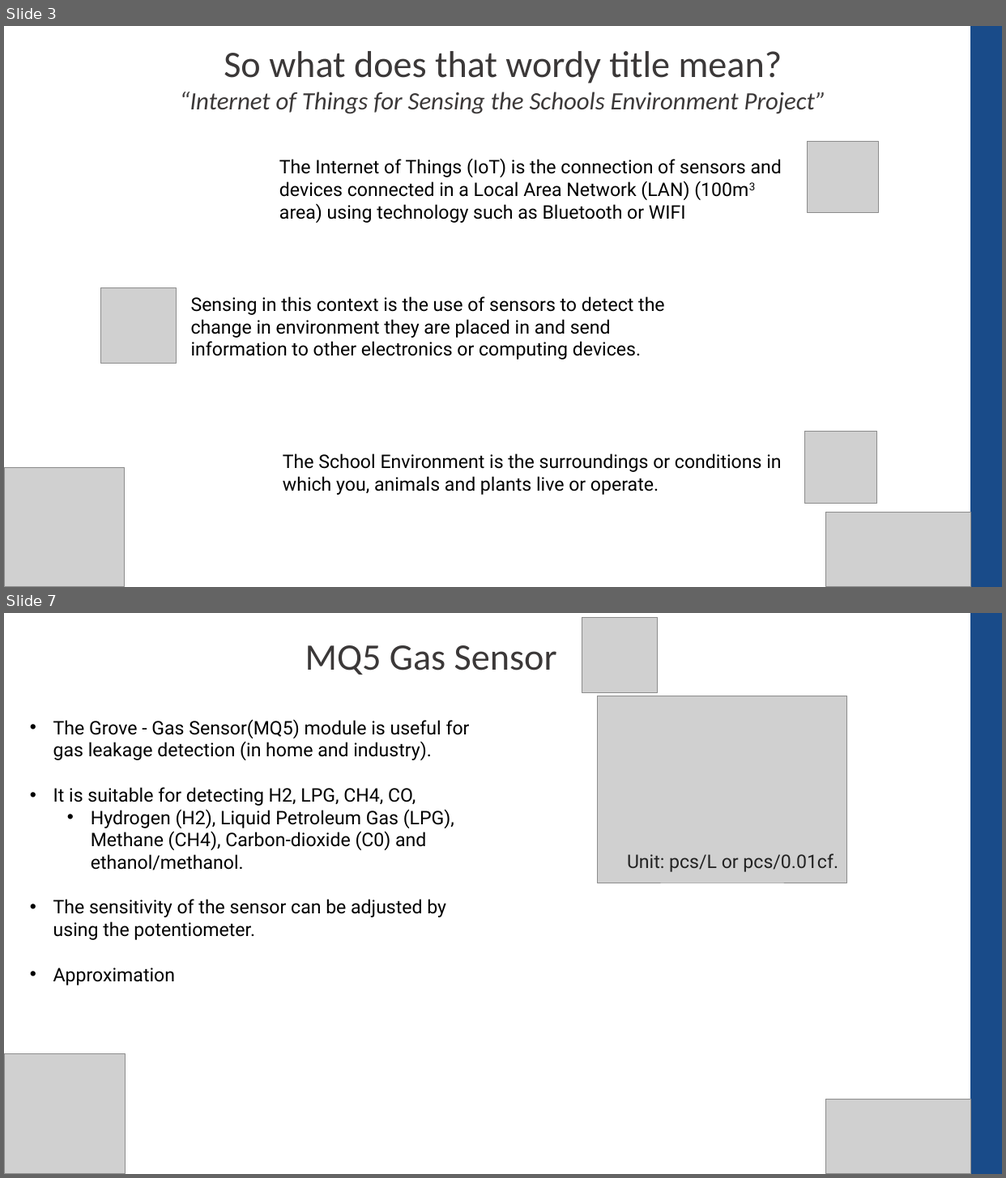
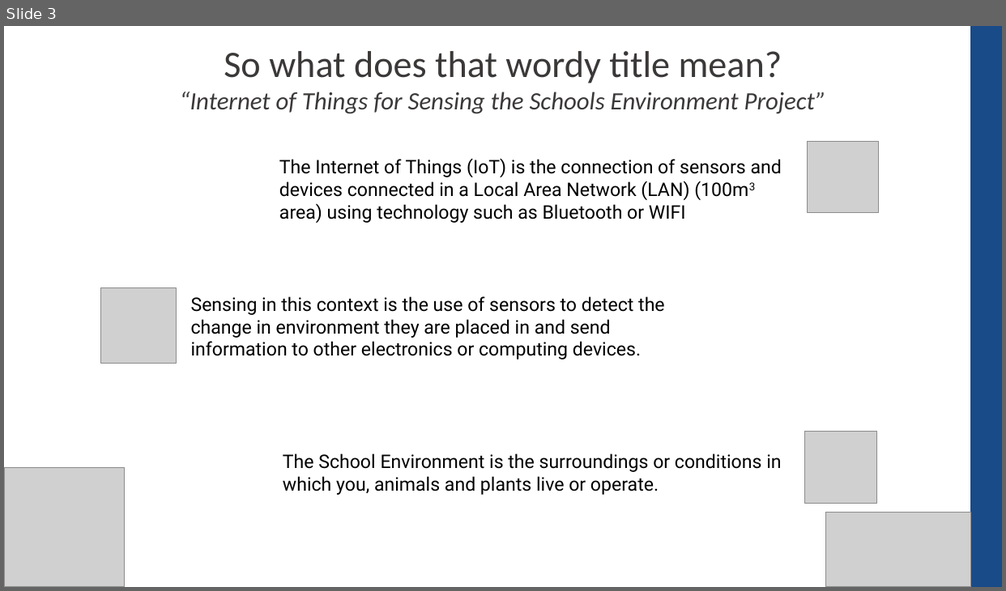
Before and after one commit to CompEng0001/IoT-and-Our-Schools-Environments-for-Education, a slide deck: Lessons/Introduction.pptx. Shown one above the other, each under a label of ours: slides 3 and 7 before the commit, slide 3 after it; the slides between them are not shown. The pictures are 1006x1178 and 1006x591 pixels, drawn with LibreOffice and Linux fonts; fonts in the diff are those of the drawing; grey boxes stand for pictures. Boxes give left, top, right and bottom in pixels: in the first picture for what was removed or moved away, otherwise in the second. Text is boxed around its words. In the diff, an @@ line names an element or a change of style, - is before the commit and + after.

Commit message:
New powerpoints
Updated Introduction and added Sensors 101

```diff
--- a/Lessons/Introduction.pptx
+++ b/Lessons/Introduction.pptx
@@ slide 7 removed at (4,613,1002,1174), background #FFFFFF @@
@@ picture removed at (582,618,658,693) @@
@@ rectangle removed at (971,613,1002,1174) @@
@@ text removed at (305,645,557,675) @@
-MQ5 Gas Sensor
@@ picture removed at (598,696,847,883) @@
@@ text removed at (53,719,470,986) @@
-• The Grove - Gas Sensor(MQ5) module is useful for gas leakage detection (in home and industry).
-• It is suitable for detecting H2, LPG, CH4, CO,
-  • Hydrogen (H2), Liquid Petroleum Gas (LPG), Methane (CH4), Carbon-dioxide (C0) and ethanol/methanol.
-• The sensitivity of the sensor can be adjusted by using the potentiometer.
-• Approximation
@@ text removed at (627,854,838,872) @@
-Unit: pcs/L or pcs/0.01cf.
@@ picture removed at (5,1054,126,1174) @@
@@ picture removed at (826,1100,971,1174) @@
```
Also in this commit, not shown: 1 slide changed, 1 slide added, 5 other slides removed, 1 other file.
